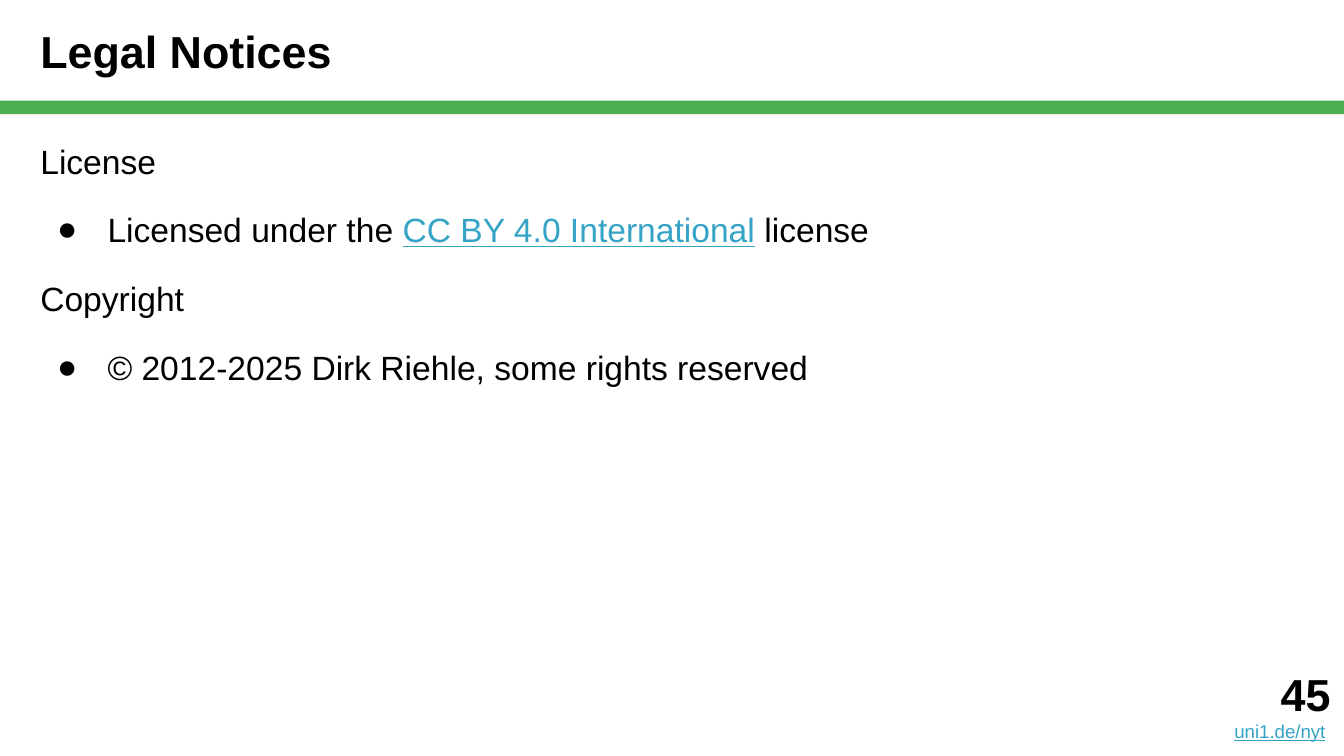
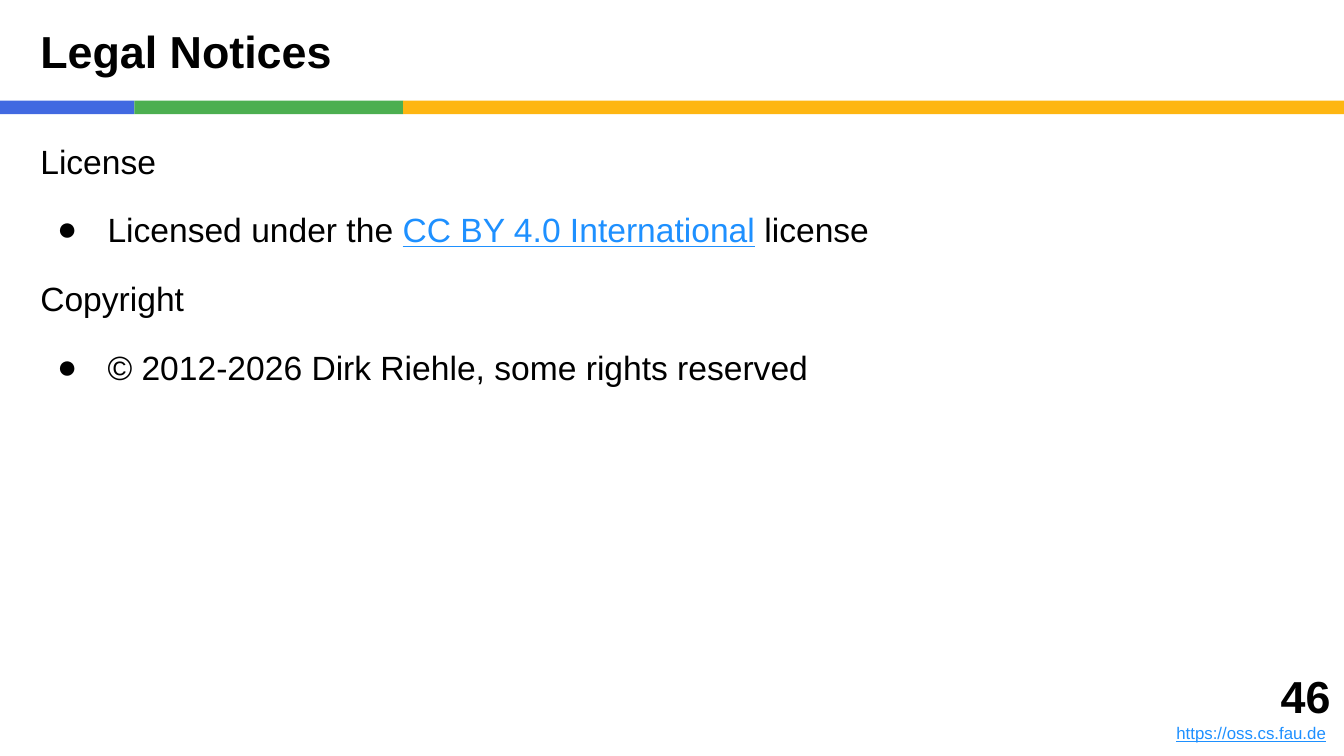
Before and after one commit to dirkriehle/nyt-course, a slide deck: slide 46 of Lecture slides/NYT B02 - Scientific Research.pptx (slide 45 before the commit). Drawn at 1344x756 pixels with LibreOffice and Linux fonts; fonts in the diff are those of the drawing. Boxes give left, top, right and bottom in pixels: in the first picture for what was removed or moved away, otherwise in the second. Text is boxed around its words. In the diff, an @@ line names an element or a change of style, - is before the commit and + after.

```diff
--- a/Lecture slides/NYT B02 - Scientific Research.pptx
+++ b/Lecture slides/NYT B02 - Scientific Research.pptx
@@ rectangle added at (0, 101, 134, 114), fill #4169E1 @@
@@ rectangle added at (134, 101, 403, 114), fill #4CAF50 @@
@@ rectangle: place and size @@
-rectangle at (0, 101, 1344, 114)
+rectangle at (403, 101, 1344, 114)
@@ rectangle at (403, 101, 1344, 114): fill #4CAF50 to #FEB612 @@
@@ text at (108, 217, 869, 247): text colour #34A3C5 to #1E90FF in "CC BY 4.0 International" @@
@@ text at (142, 355, 808, 386): text changed @@
-● © 2012-2025 Dirk Riehle, some rights reserved
+● © 2012-2026 Dirk Riehle, some rights reserved
@@ text added at (1176, 681, 1331, 743), 9 pt, text #1E90FF, underline @@
+46
+https://oss.cs.fau.de
@@ text removed at (1234, 680, 1331, 742) @@
-45
-uni1.de/nyt
```
Also in this commit, not shown: 44 other slides changed, 1 slide added, 1 other file.
